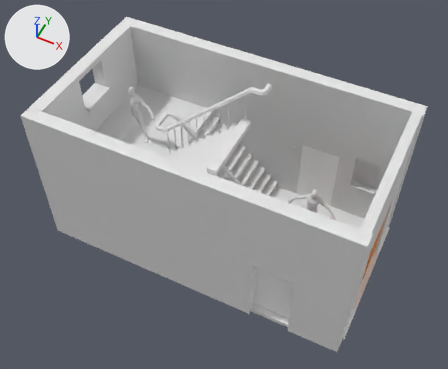
Renders of the FBX model Assets/Meshes/entryway.fbx from each side of a commit.
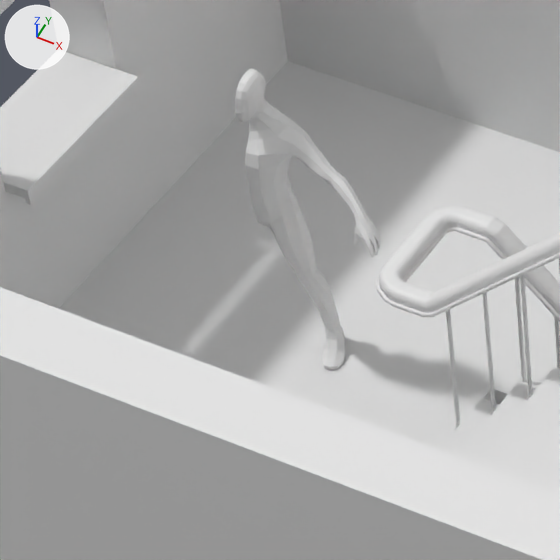
The first picture shows the older version from a 50 mm camera at (4.28, -9.05, 11.57) aimed at (-0.02, -0.45, 0.81). The close-ups show both versions on the part from 19% to 42% of the width and 20% to 48% of the height of that picture; other places that the commit changed are outside them. The axes (+X, +Y, +Z) are drawn at upper left. The lights are the same throughout. Where no turn or scale is listed for an object, it has been applied to the vertices.

The older version as bpy lines, for what is in view:
```python
me_cube_007 = bpy.data.meshes.new('Cube.007')
me_cube_007.from_pydata(...)  # 24 vertices, 44 faces; spans x -4.12..3.55, y -0.16..0.16, z -2.05..1.94
me_mesh_001_1 = bpy.data.meshes.new('Mesh.001')
me_mesh_001_1.from_pydata(...)  # 450 vertices, 427 faces; spans x 0.0..0.63, y -0.15..0.14, z -0.01..1.62
me_mesh_001_1.materials.append(mat_material)  # white #e7e7e7
me_mesh_002 = bpy.data.meshes.new('mesh.002')
me_mesh_002.from_pydata(...)  # 243 vertices, 221 faces; spans x -17.7..17.7, y -1.3..1.2, z -0.7..0.7
me_mesh_002.materials.append(mat_material_001)  # white #e7e7e7
ob_human_basemesh = bpy.data.objects.new('Human_BaseMesh', me_mesh_001_1)
ob_human_basemesh.location = (-2.629, 0.004, 0.816)
ob_stairs = bpy.data.objects.new('stairs', me_mesh_002)
ob_stairs.location = (-0.564, 0.961, -0.177)
ob_stairs.scale = (0.0608, 0.633, 1.52)
ob_wall_001 = bpy.data.objects.new('wall.001', me_cube_007)
ob_wall_001.location = (0.093, -1.958, 0.734)
# also in view: 'staits copy' at (-0.58, -0.99, 1.73); 'wall.002' at (-3.87, -0.02, 0.68); 'windowsill' at (-3.81, -0.02, 1.69); 'planes' at (-2.68, -0.02, 0.76); 'handrail copy' at (-0.56, -0.17, 2.71)
```
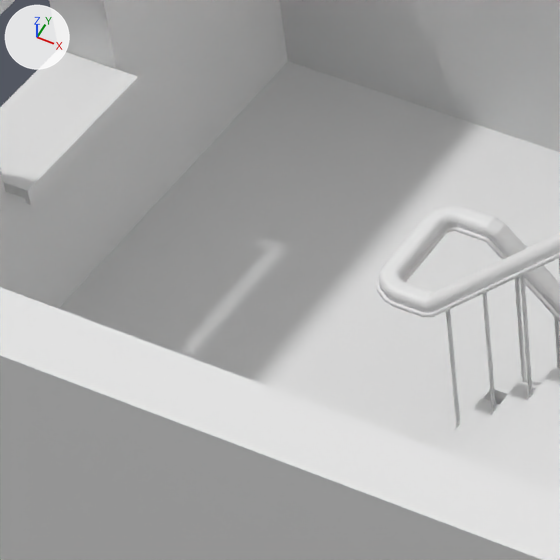
Patch to the scene script:
```diff
--- a/Assets/Meshes/entryway.fbx.py
+++ b/Assets/Meshes/entryway.fbx.py
@@ ob_human_basemesh @@
-ob_human_basemesh = bpy.data.objects.new('Human_BaseMesh', me_mesh_001_1)
-ob_human_basemesh.location = (-2.629, 0.004, 0.816)
```

What differs and where, as boxes (x1, y1, x2, y2) in the close-ups (560 x 560 px):
'Human_BaseMesh', deleted: before (235, 69, 380, 370)
